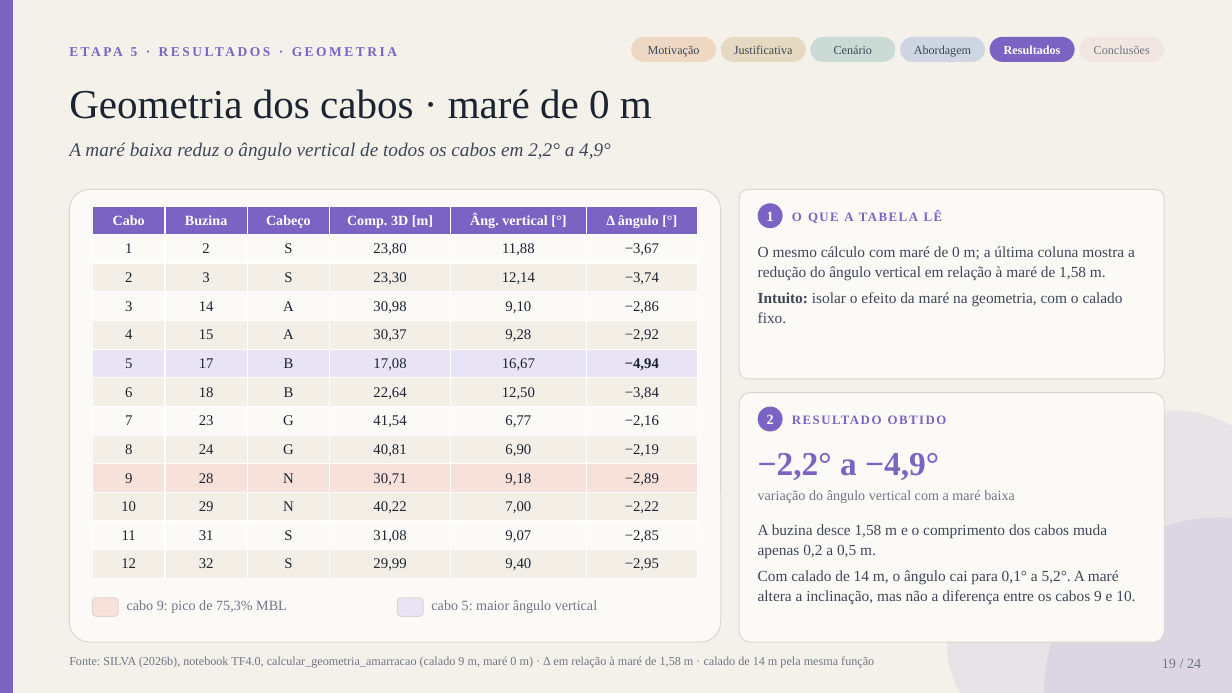
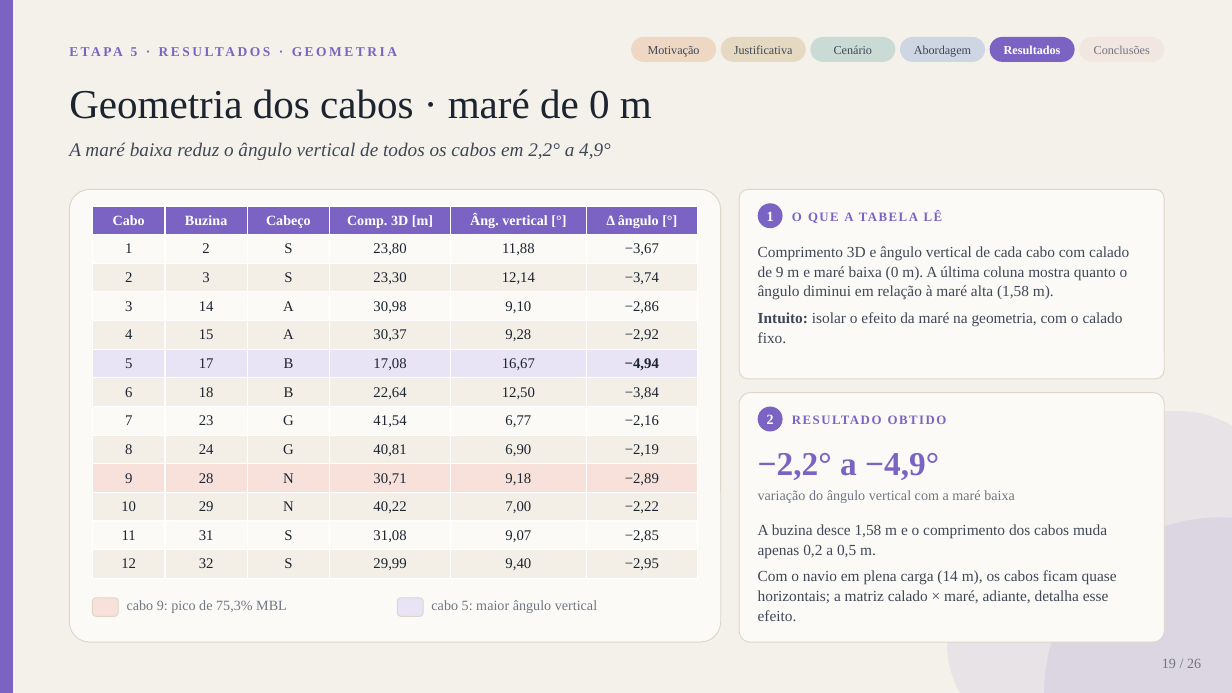
Before and after one commit to gustavogsilvaa/Apresentacao-Kiro, a slide deck: slide 19 of amarracao_v3/Apresentacao_TF_Amarracao_parcial.pptx. Drawn at 1232x693 pixels with LibreOffice and Linux fonts; fonts in the diff are those of the drawing. Boxes give left, top, right and bottom in pixels: in the first picture for what was removed or moved away, otherwise in the second. Text is boxed around its words. In the diff, an @@ line names an element or a change of style, - is before the commit and + after.

```diff
--- a/amarracao_v3/Apresentacao_TF_Amarracao_parcial.pptx
+++ b/amarracao_v3/Apresentacao_TF_Amarracao_parcial.pptx
@@ text at bbox=[758, 246, 1129, 300]: text changed @@
-O mesmo cálculo com maré de 0 m; a última coluna mostra a redução do ângulo vertical em relação à maré de 1,58 m.
+Comprimento 3D e ângulo vertical de cada cabo com calado de 9 m e maré baixa (0 m). A última coluna mostra quanto o ângulo diminui em relação à maré alta (1,58 m).
@@ text at bbox=[758, 570, 1117, 621]: text changed @@
-Com calado de 14 m, o ângulo cai para 0,1° a 5,2°. A maré altera a inclinação, mas não a diferença entre os cabos 9 e 10.
+Com o navio em plena carga (14 m), os cabos ficam quase horizontais; a matriz calado × maré, adiante, detalha esse efeito.
@@ text removed at bbox=[69, 656, 874, 668] @@
-Fonte: SILVA (2026b), notebook TF4.0, calcular_geometria_amarracao (calado 9 m, maré 0 m) · Δ em relação à maré de 1,58 m · calado de 14 m pela mesma função
@@ text at bbox=[1162, 659, 1201, 668]: text changed @@
-19 / 24
+19 / 26
```
Also in this commit, not shown: 23 other slides changed, 2 slides added, 10 other files.
